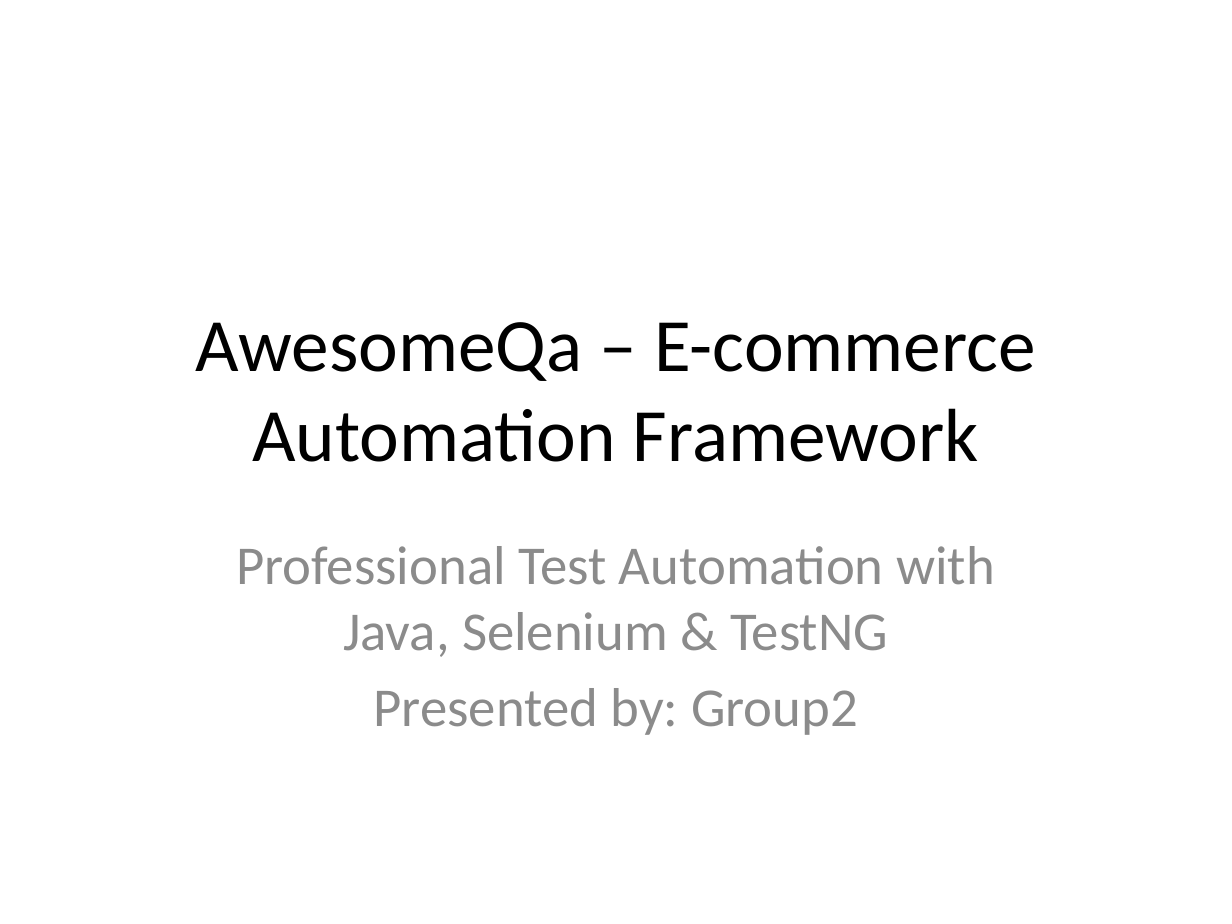
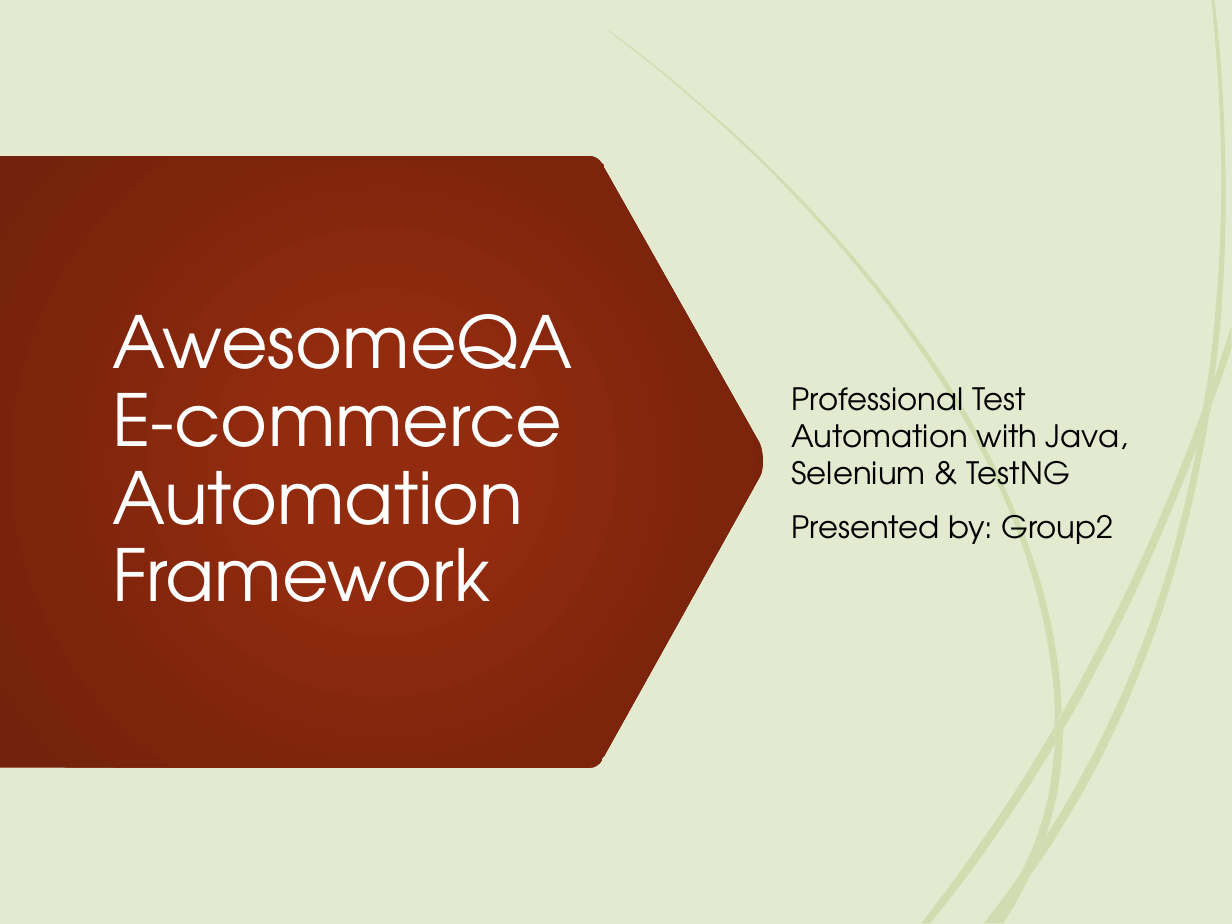
Before and after one commit to salmasayed372002/WEB-AUTOMATION-, a slide deck: slide 1 of AwesomeQa_Automation_Presentation.pptx. Drawn at 1232x924 pixels with LibreOffice and Linux fonts; fonts in the diff are those of the drawing. Boxes give left, top, right and bottom in pixels: in the first picture for what was removed or moved away, otherwise in the second. Text is boxed around its words. In the diff, an @@ line names an element or a change of style, - is before the commit and + after.

```diff
--- a/AwesomeQa_Automation_Presentation.pptx
+++ b/AwesomeQa_Automation_Presentation.pptx
@@ background #FFFFFF to #E3EACF @@
@@ rectangle added at (0,0,25,924), fill #766F54 @@
@@ rectangle added at (0,0,1232,924), fill #E3EACF @@
@@ subtitle "Professional Test Automation with Java, ...": place and size @@
-subtitle "Professional Test Automation with Java, ..." at (236,546,995,735)
+subtitle "Professional Test Automation with Java, ..." at (792,387,1128,544)
@@ subtitle "Professional Test Automation with Java, ..." at (792,387,1128,544): size 32 to 18 pt, font Calibri to TeX Gyre Adventor, text colour #8C8C8C to #000000; alignment centre to left; more space between paragraphs; vertical alignment top to middle @@
@@ freeform shape added at (0,156,764,768), fill gradient #932B0E to #7C240C to #73220B @@
@@ title at (112,314,573,602): text changed; size 44 to 42 pt; font Calibri to TeX Gyre Adventor; text colour #000000 to #FFFFFF @@
-AwesomeQa – E-commerce Automation Framework
+AwesomeQA E-commerce Automation Framework
@@ freeform shape added at (0,583,185,687), fill #A53010 @@
@@ group added at (607,0,1232,923): 12 freeform shapes @@
@@ group added at (0,347,132,924): 5 freeform shapes @@
@@ group added at (2,0,160,924): 5 freeform shapes @@
```
Also in this commit, not shown: 7 other slides changed, 5 slides added, 4 slides removed, 3 other files.
